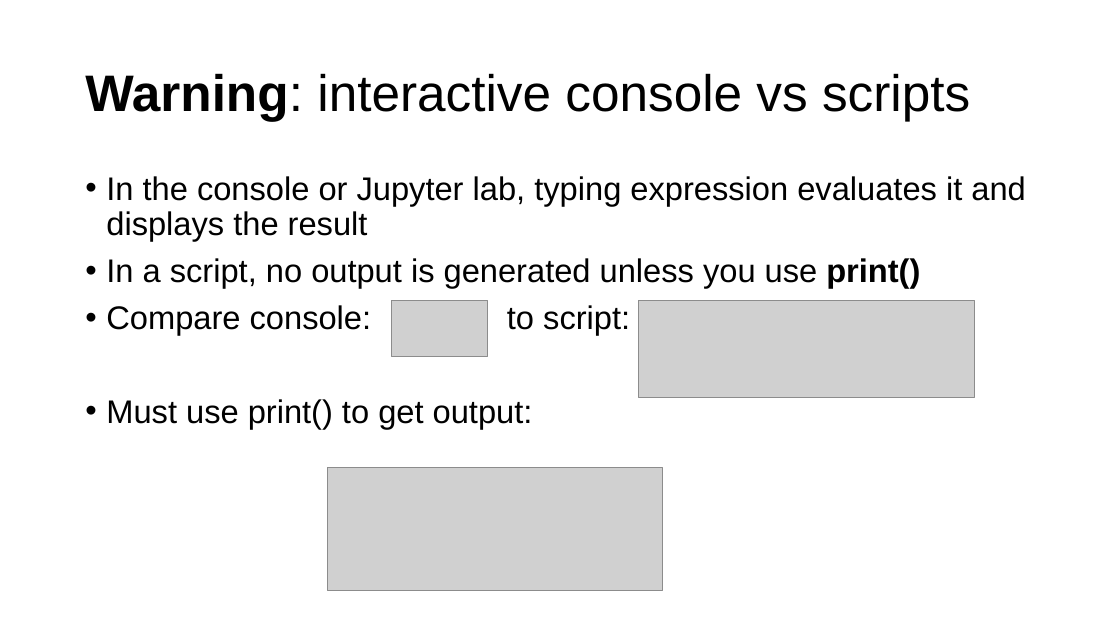
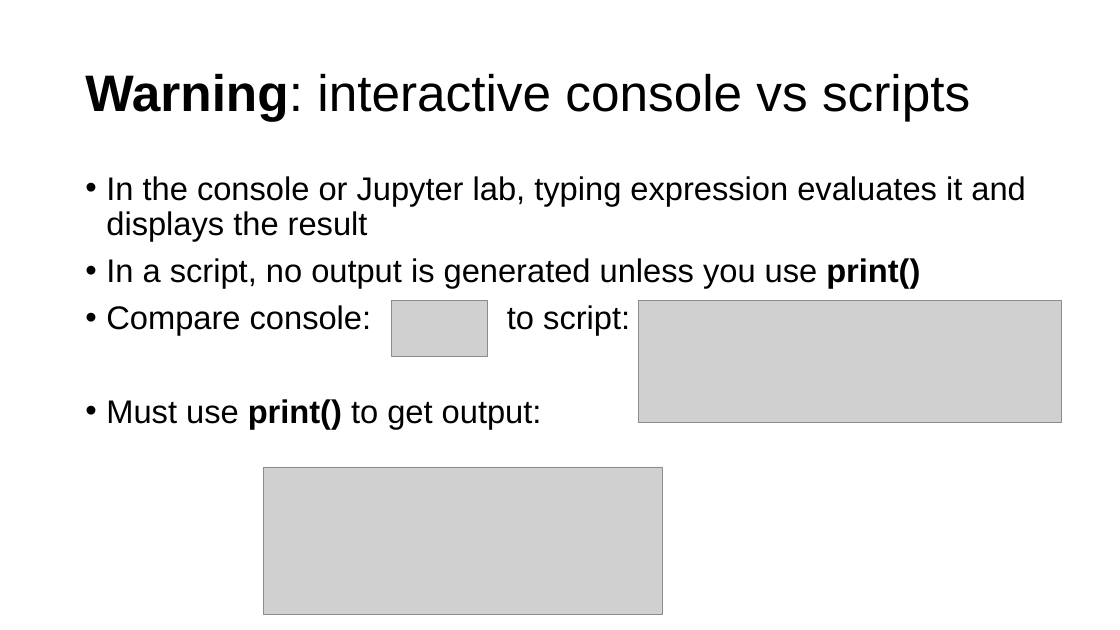
Before and after one commit to parrt/msds501, a slide deck: slide 21 of slides/terminal.pptx. Drawn at 1120x630 pixels with LibreOffice and Linux fonts; fonts in the diff are those of the drawing; grey boxes stand for pictures; background and template pictures are left out. Boxes give left, top, right and bottom in pixels: in the first picture for what was removed or moved away, otherwise in the second. Text is boxed around its words. In the diff, an @@ line names an element or a change of style, - is before the commit and + after.

```diff
--- a/slides/terminal.pptx
+++ b/slides/terminal.pptx
@@ picture: place and size @@
-picture at (639,301,975,397)
+picture at (639,301,1061,423)
@@ text at (106,399,542,429): bold on in "print()" @@
@@ picture: place and size @@
-picture at (328,467,663,591)
+picture at (264,467,662,614)
```
Also in this commit, not shown: 7 other slides changed, 4 other files.
